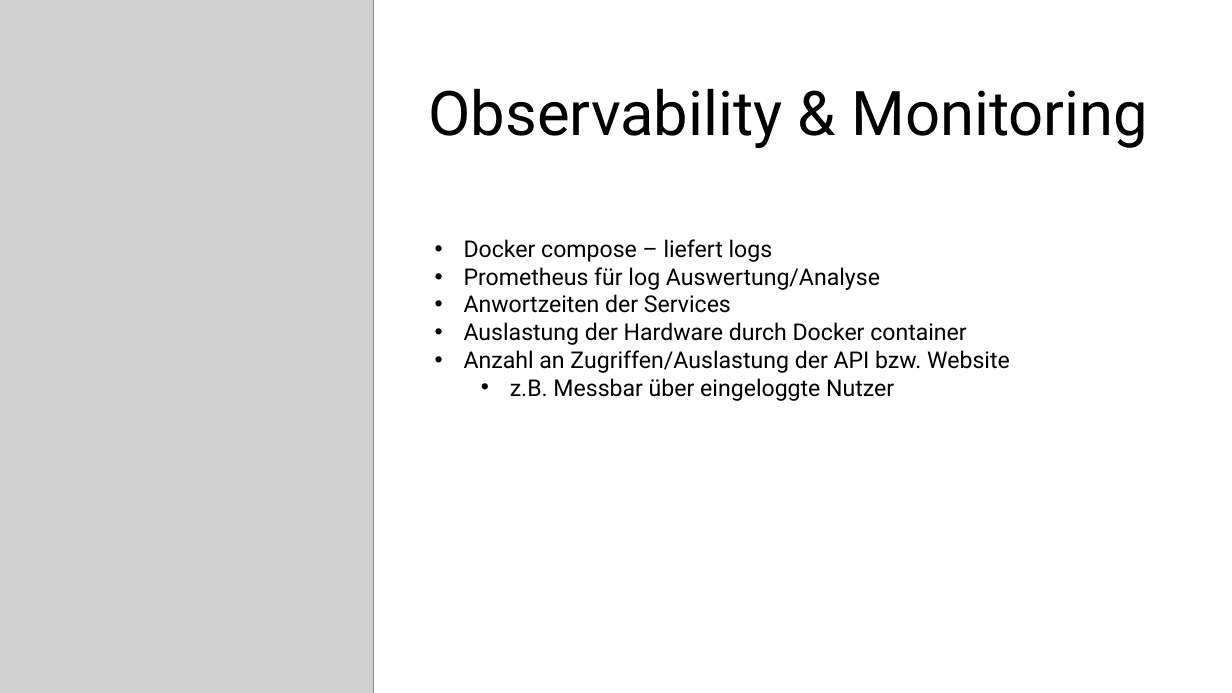
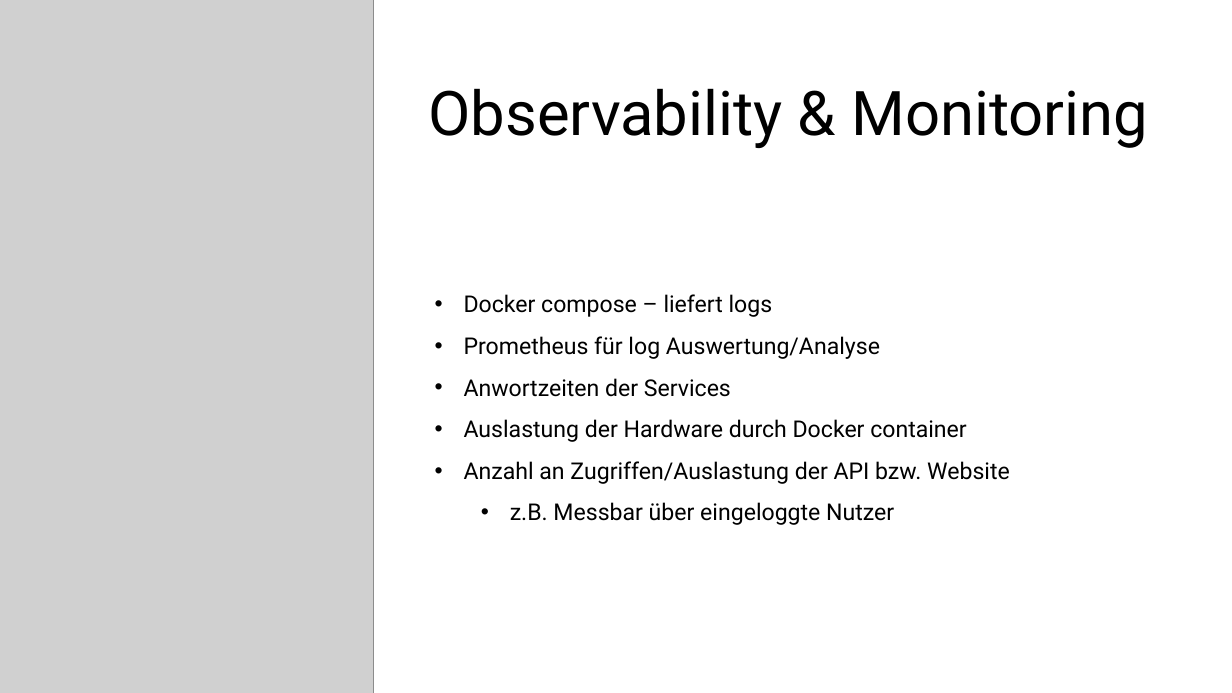
Before and after one commit to leen001/Captain_Cook, a slide deck: slide 4 of docs/praesi_03_Advanced_Eng.pptx. Drawn at 1232x693 pixels with LibreOffice and Linux fonts; fonts in the diff are those of the drawing; grey boxes stand for pictures. Boxes give left, top, right and bottom in pixels: in the first picture for what was removed or moved away, otherwise in the second. Text is boxed around its words. In the diff, an @@ line names an element or a change of style, - is before the commit and + after.

Commit message:
improved spacing

```diff
--- a/docs/praesi_03_Advanced_Eng.pptx
+++ b/docs/praesi_03_Advanced_Eng.pptx
@@ text "Docker compose – liefert logs": place and size @@
-text "Docker compose – liefert logs" at (464,239,1010,401)
+text "Docker compose – liefert logs" at (464,294,1010,525)
@@ text "Docker compose – liefert logs" at (464,294,1010,525): line spacing 1 to 1.5 @@
```
